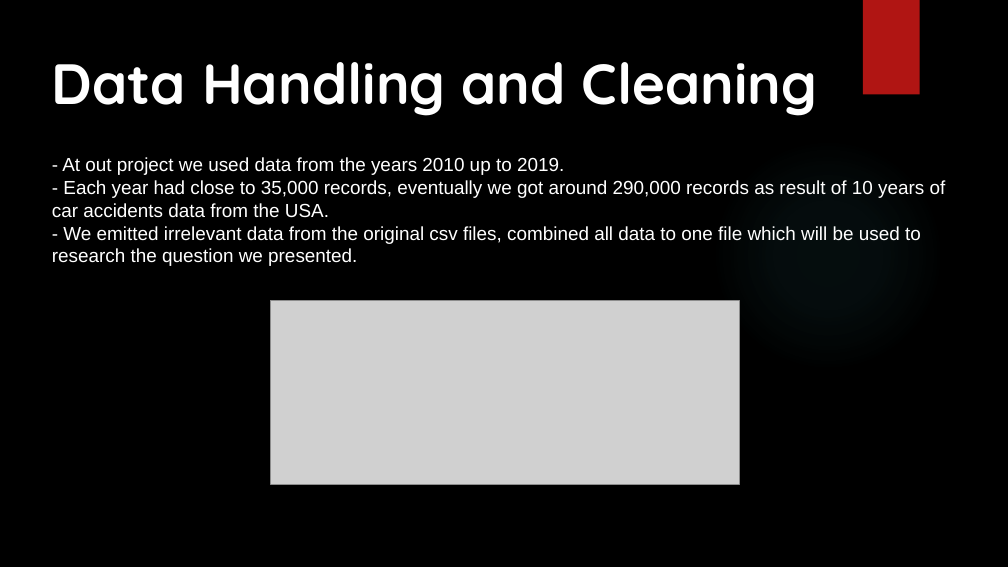
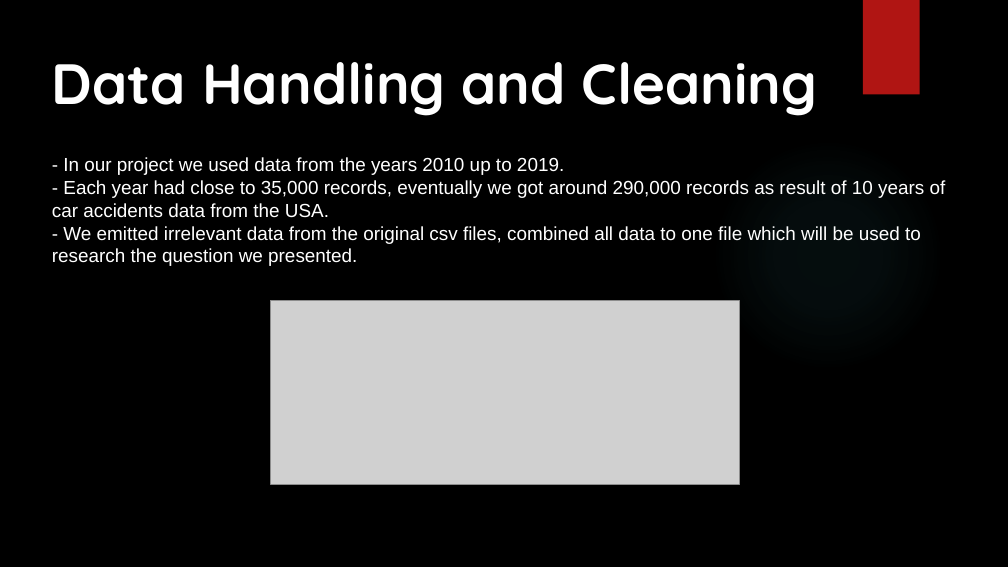
Before and after one commit to danprophet/dataScience, a slide deck: slide 4 of documents/Car Accidents Project.pptx. Drawn at 1008x567 pixels with LibreOffice and Linux fonts; fonts in the diff are those of the drawing; grey boxes stand for pictures; background and template pictures are left out. Boxes give left, top, right and bottom in pixels: in the first picture for what was removed or moved away, otherwise in the second. Text is boxed around its words. In the diff, an @@ line names an element or a change of style, - is before the commit and + after.

Commit message:
Fixed spelling mistakes.

```diff
--- a/documents/Car Accidents Project.pptx
+++ b/documents/Car Accidents Project.pptx
@@ text at (63,157,564,175): text changed @@
-- At out project we used data from the years 2010 up to 2019.
+- In our project we used data from the years 2010 up to 2019.
```
